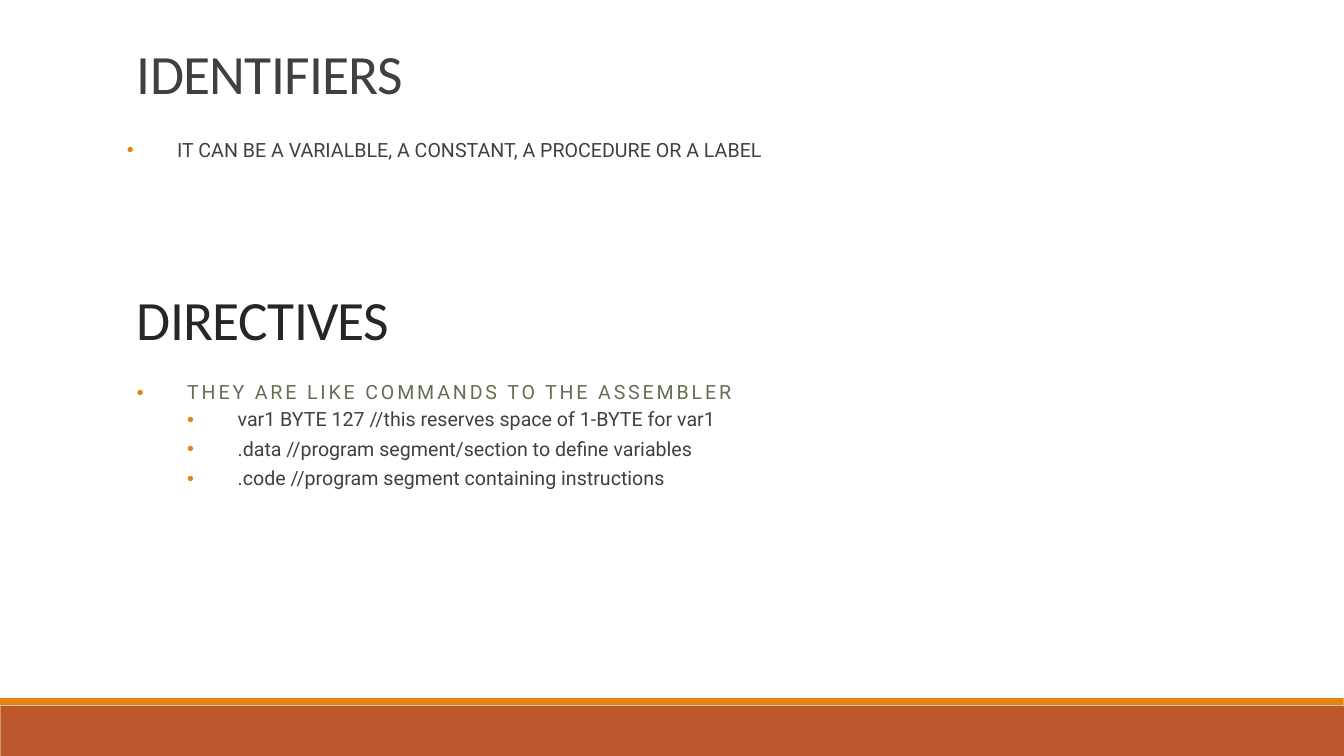
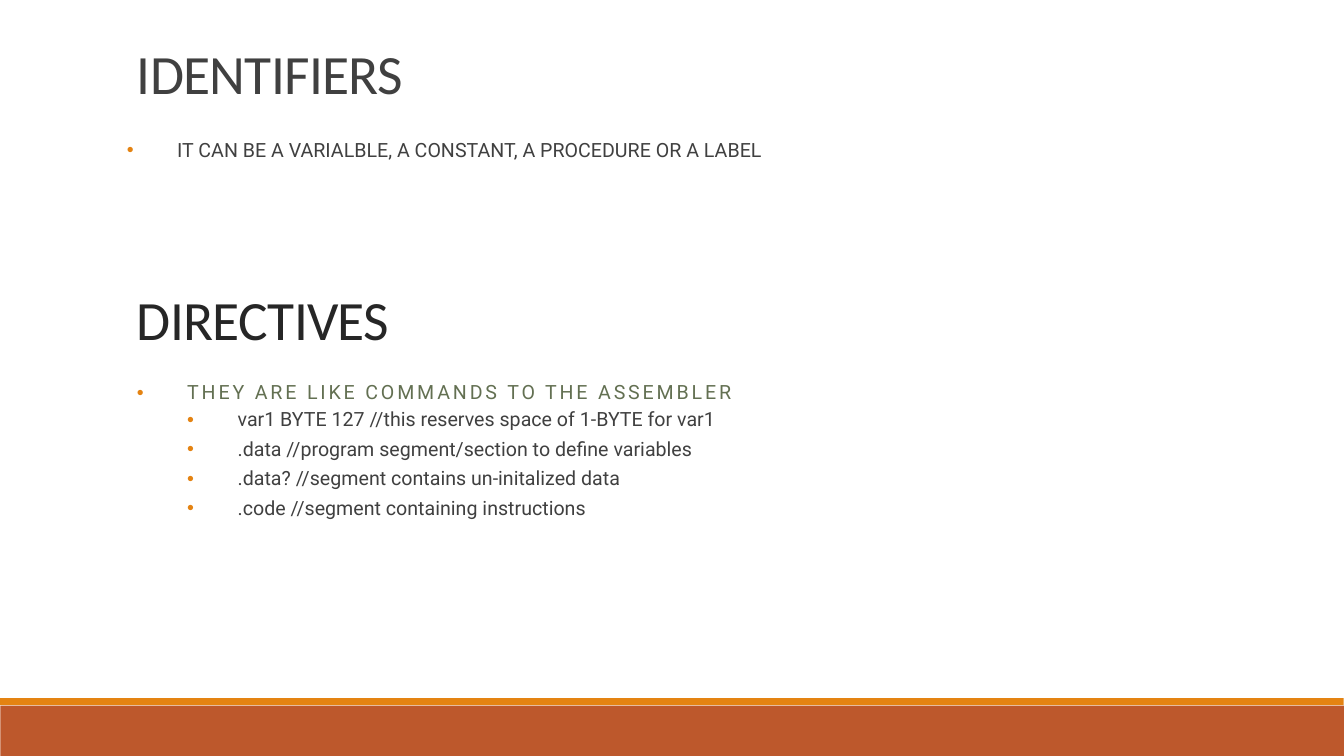
Before and after one commit to b1nch3f/Assembly-Language-Tutorials-for-Windows, a slide deck: slide 8 of 03 Assembly Language/Assembly Language.pptx. Drawn at 1344x756 pixels with LibreOffice and Linux fonts; fonts in the diff are those of the drawing. Boxes give left, top, right and bottom in pixels: in the first picture for what was removed or moved away, otherwise in the second. Text is boxed around its words. In the diff, an @@ line names an element or a change of style, - is before the commit and + after.

```diff
--- a/03 Assembly Language/Assembly Language.pptx
+++ b/03 Assembly Language/Assembly Language.pptx
@@ text at (238,470,620,519): text changed @@
-  • .code //program segment containing instructions
+  • .data? //segment contains un-initalized data
+  • .code //segment containing instructions
```
Also in this commit, not shown: 1 other slide changed, 10 slides added.
